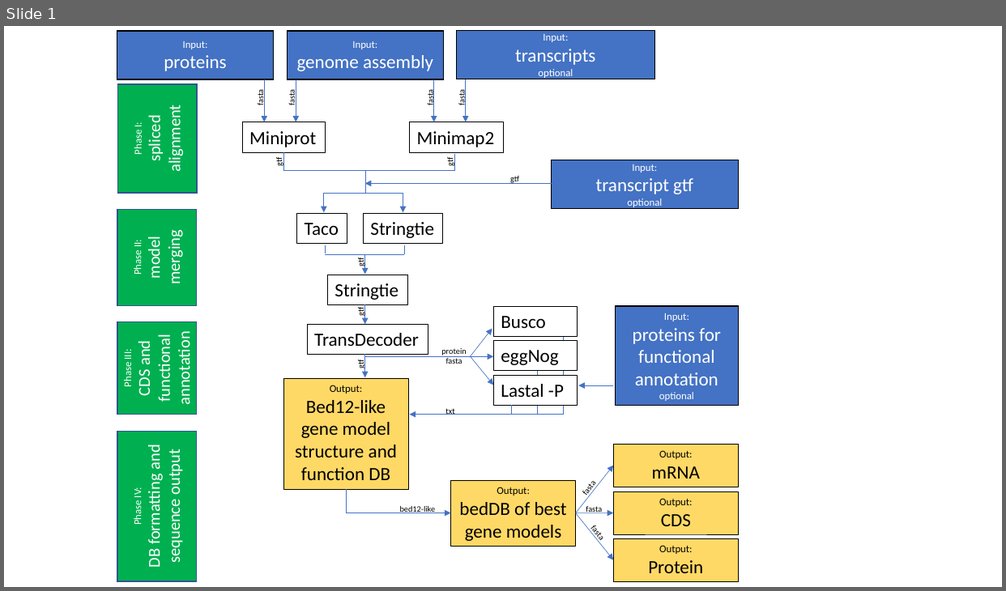
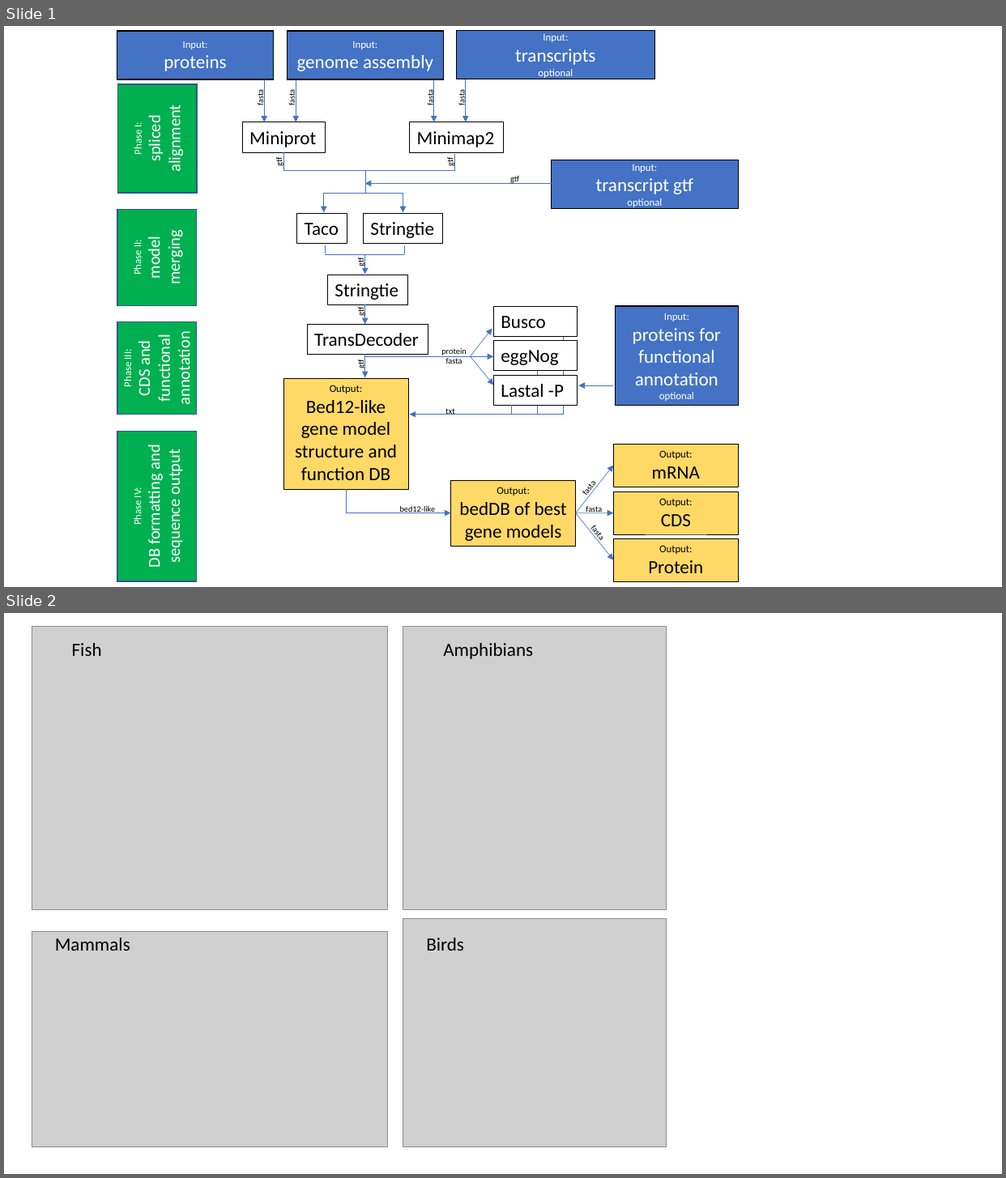
Before and after one commit to HMPNK/HANNO, a slide deck: HANNO-flow.pptx. Shown one above the other, each under a label of ours: slide 1 before the commit, slides 1 and 2 after it. The pictures are 1006x591 and 1006x1178 pixels, drawn with LibreOffice and Linux fonts; fonts in the diff are those of the drawing; grey boxes stand for pictures. Boxes give left, top, right and bottom in pixels: in the first picture for what was removed or moved away, otherwise in the second. Text is boxed around its words. In the diff, an @@ line names an element or a change of style, - is before the commit and + after.

```diff
--- a/HANNO-flow.pptx
+++ b/HANNO-flow.pptx
@@ slide 2 added at <box>4,613,1002,1174</box>, background #FFFFFF @@
@@ group added at <box>32,626,667,1147</box>: 4 pictures, 4 texts @@
+Fish
+Amphibians
+Birds
+Mammals
```
Also in this commit, not shown: 1 other file.
